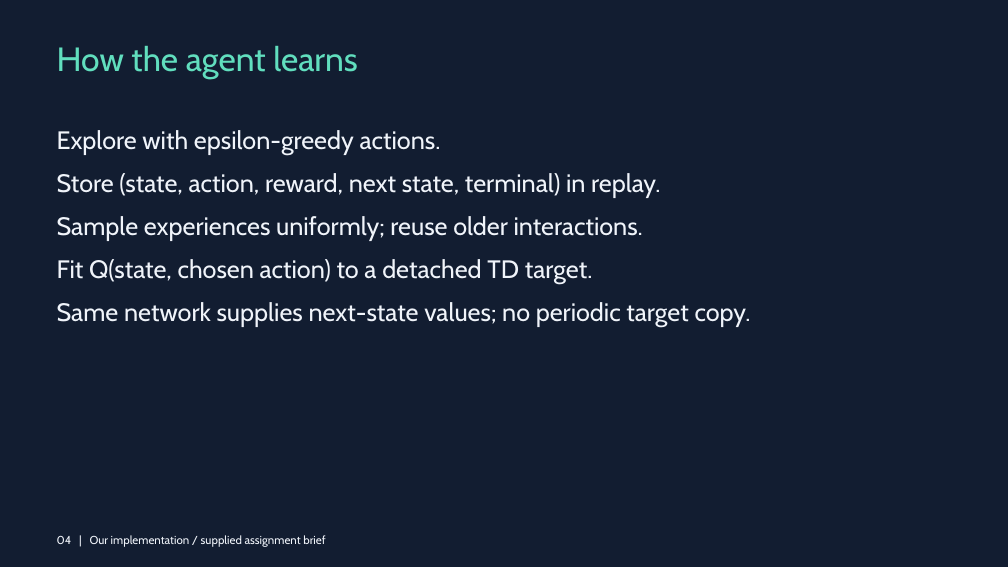
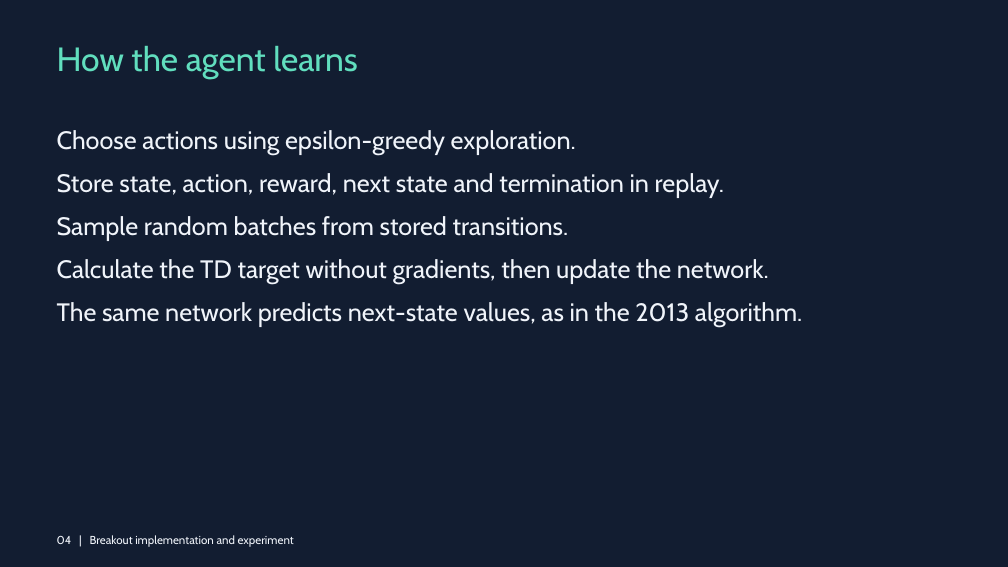
Before and after one commit to Eahmed99/aiml-drl-atari, a slide deck: slide 4 of submission/DRL_PlayingAtari_GroupPENDING.pptx. Drawn at 1008x567 pixels with LibreOffice and Linux fonts; fonts in the diff are those of the drawing. Boxes give left, top, right and bottom in pixels: in the first picture for what was removed or moved away, otherwise in the second. Text is boxed around its words. In the diff, an @@ line names an element or a change of style, - is before the commit and + after.

```diff
--- a/submission/DRL_PlayingAtari_GroupPENDING.pptx
+++ b/submission/DRL_PlayingAtari_GroupPENDING.pptx
@@ text at (57,130,802,327): text changed @@
-Explore with epsilon-greedy actions.
-Store (state, action, reward, next state, terminal) in replay.
-Sample experiences uniformly; reuse older interactions.
-Fit Q(state, chosen action) to a detached TD target.
-Same network supplies next-state values; no periodic target copy.
+Choose actions using epsilon-greedy exploration.
+Store state, action, reward, next state and termination in replay.
+Sample random batches from stored transitions.
+Calculate the TD target without gradients, then update the network.
+The same network predicts next-state values, as in the 2013 algorithm.
@@ text at (57,535,294,547): text changed @@
-04 | Our implementation / supplied assignment brief
+04 | Breakout implementation and experiment
```
Also in this commit, not shown: 9 other slides changed, 4 other files.
